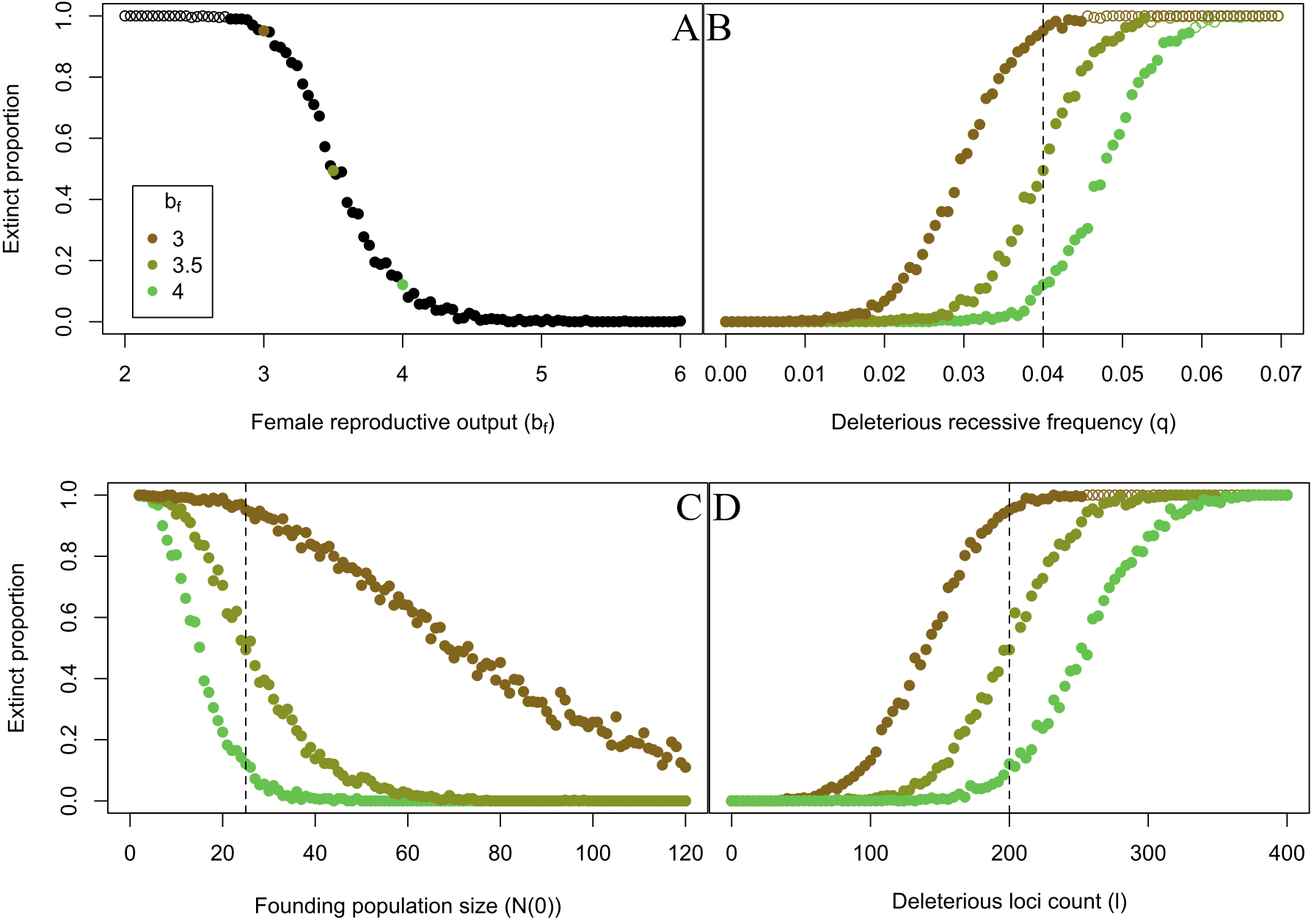
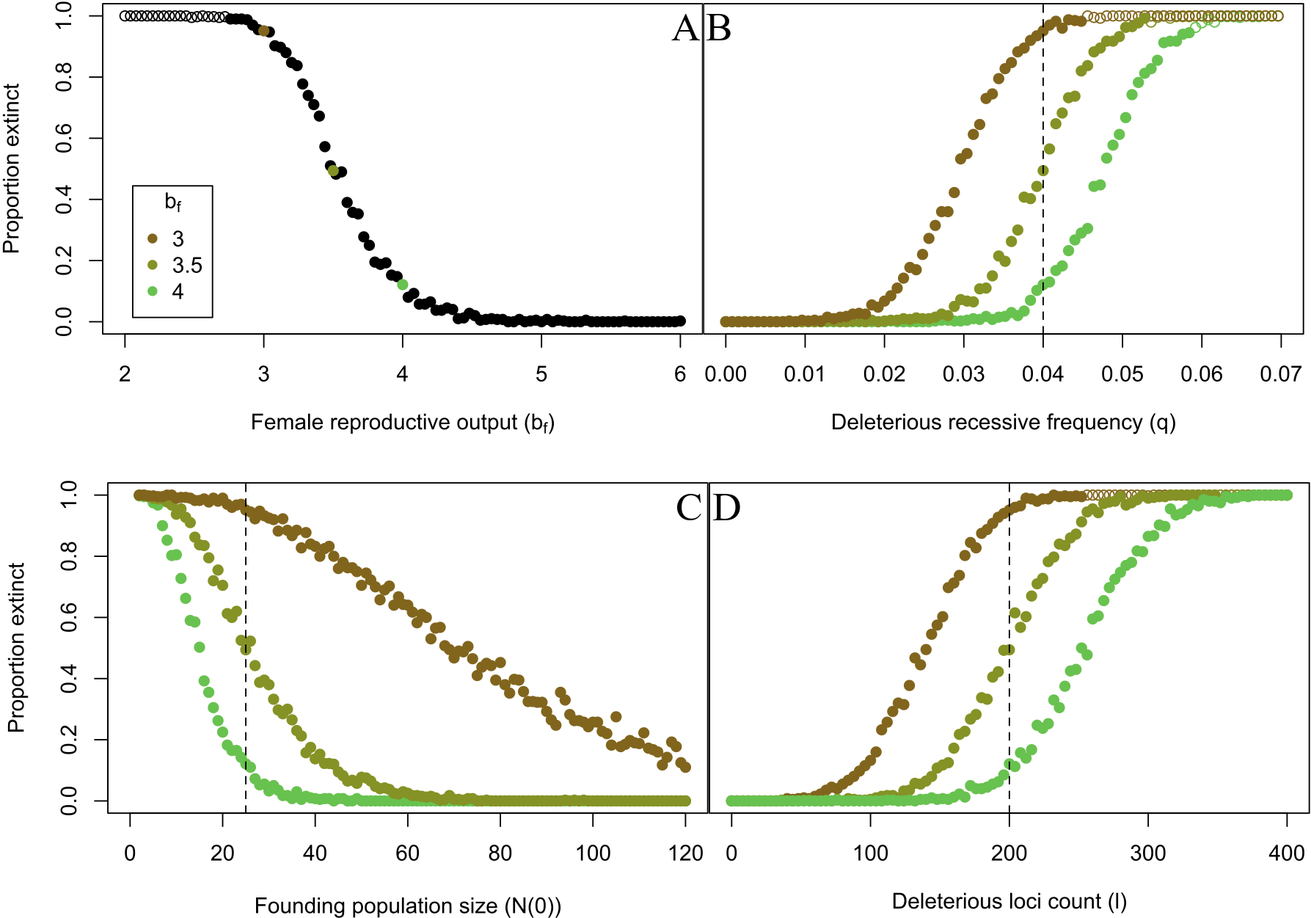
Layer changes from the first 1311 × 918 image to the second:
added layer "figure_2A.svg #6" above "figure_2A.svg #5" over [2,83,24,254]
hid "figure_2A.svg #5" over [2,83,24,254]
added layer "figure_2C.svg #4" above "figure_2C.svg #3" over [7,562,29,733]
hid "figure_2C.svg #3" over [7,562,29,733]
